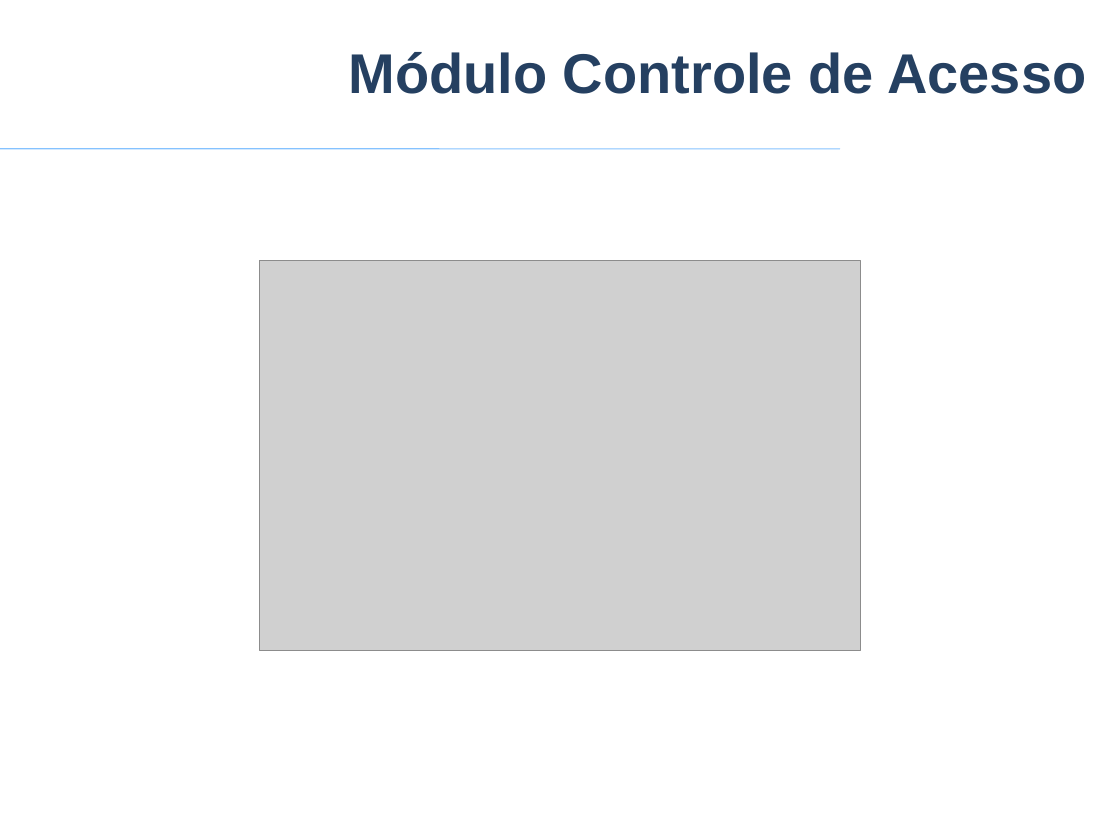
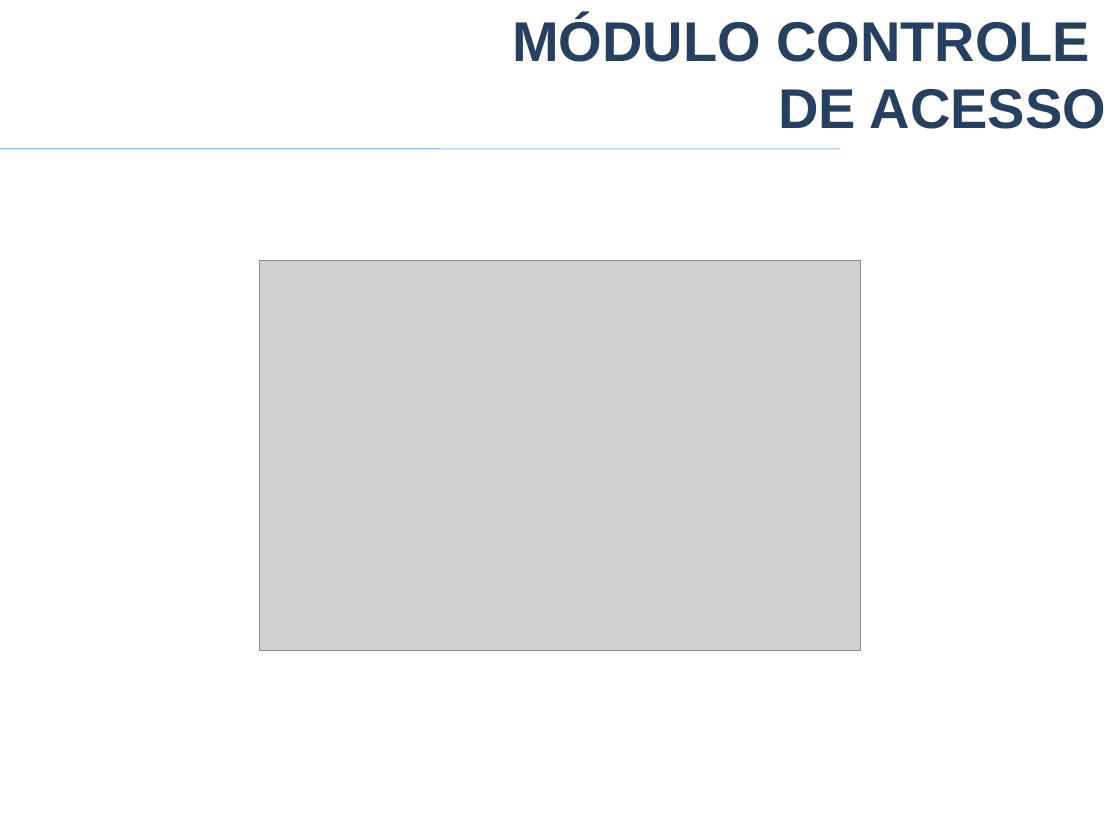
Before and after one commit to VagnerAlcantara/TCC, a slide deck: slide 17 of TCC/5º Encontro/2017-Apresentacao Psystem.pptx. Drawn at 1120x840 pixels with LibreOffice and Linux fonts; fonts in the diff are those of the drawing; grey boxes stand for pictures; background and template pictures are left out. Boxes give left, top, right and bottom in pixels: in the first picture for what was removed or moved away, otherwise in the second. Text is boxed around its words. In the diff, an @@ line names an element or a change of style, - is before the commit and + after.

```diff
--- a/TCC/5º Encontro/2017-Apresentacao Psystem.pptx
+++ b/TCC/5º Encontro/2017-Apresentacao Psystem.pptx
@@ title at (512, 17, 1106, 129): text changed @@
-Módulo Controle de Acesso
+MÓDULO CONTROLE
+DE ACESSO
```
Also in this commit, not shown: 37 other slides changed, 2 slides added, 1 slide removed.
